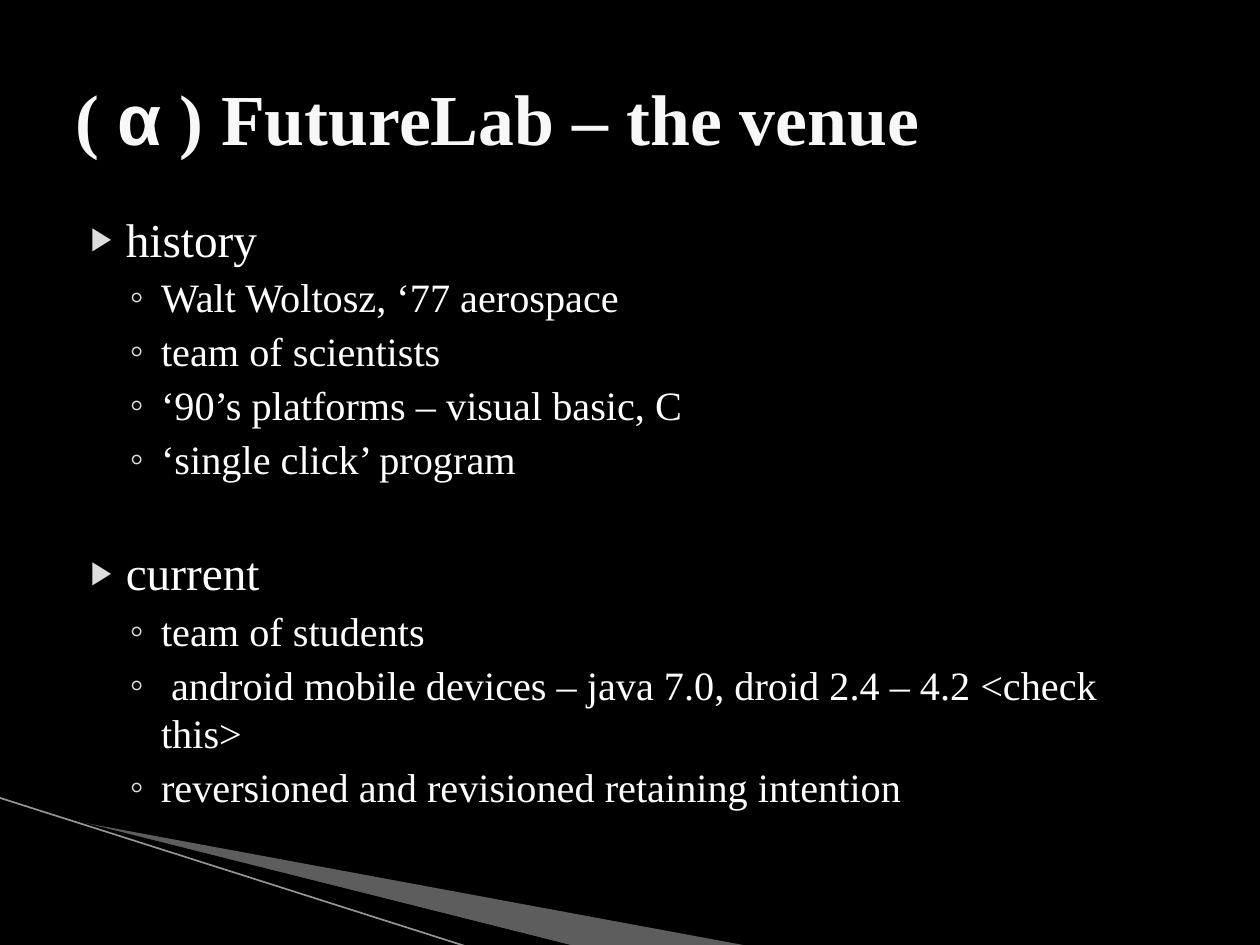
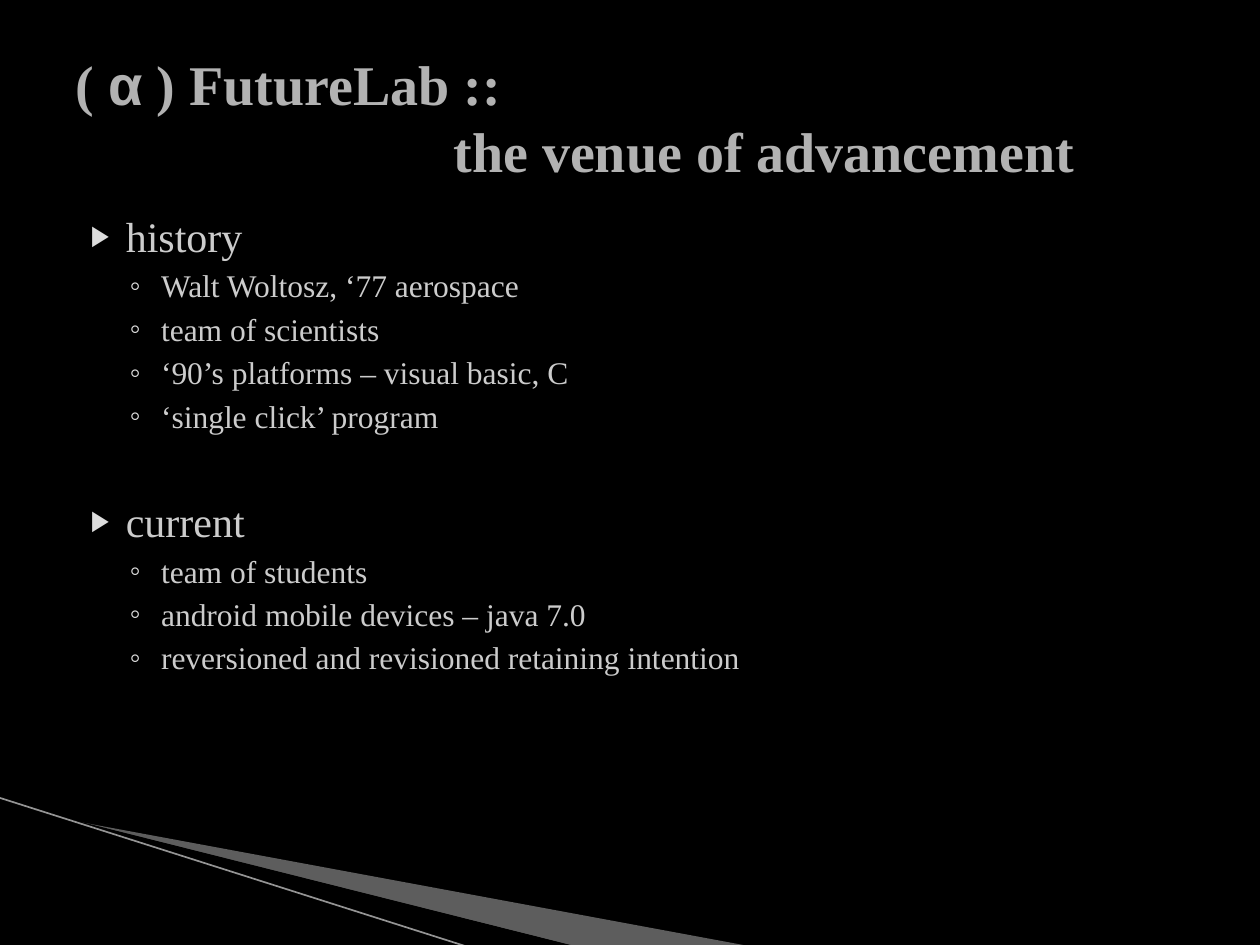
Before and after one commit to mjs0031/master_report, a slide deck: slide 3 of the_defense.pptx. Drawn at 1260x945 pixels with LibreOffice and Linux fonts; fonts in the diff are those of the drawing; background and template pictures are left out. Boxes give left, top, right and bottom in pixels: in the first picture for what was removed or moved away, otherwise in the second. Text is boxed around its words. In the diff, an @@ line names an element or a change of style, - is before the commit and + after.

```diff
--- a/the_defense.pptx
+++ b/the_defense.pptx
@@ title at (x1=108, y1=66, x2=1074, y2=173): text changed; size 41 to 32 pt; text colour #F8F8F8 to #B2B2B2 @@
-( α ) FutureLab – the venue
+( α ) FutureLab ::
+the venue of advancement
@@ text at (x1=126, y1=223, x2=740, y2=676): size 27 to 24 pt in "history", "current"; text colour #FFFFFF to #CCCCCC in "history", "Walt Woltosz, ‘77 aerospace", "team of scientists", "‘90’s platforms – visual basic, C" and 4 more places; size 23 to 18 pt in "Walt Woltosz, ‘77 aerospace", "team of scientists", "‘90’s platforms – visual basic, C", "‘single click’ program" and 2 more places @@
@@ text at (x1=161, y1=604, x2=585, y2=632): text changed; size 23 to 18 pt; text colour #FFFFFF to #CCCCCC @@
-  ◦ android mobile devices – java 7.0, droid 2.4 – 4.2 <check this>
+  ◦ android mobile devices – java 7.0
```
Also in this commit, not shown: 3 other slides changed, 7 slides added, 1 other file.
